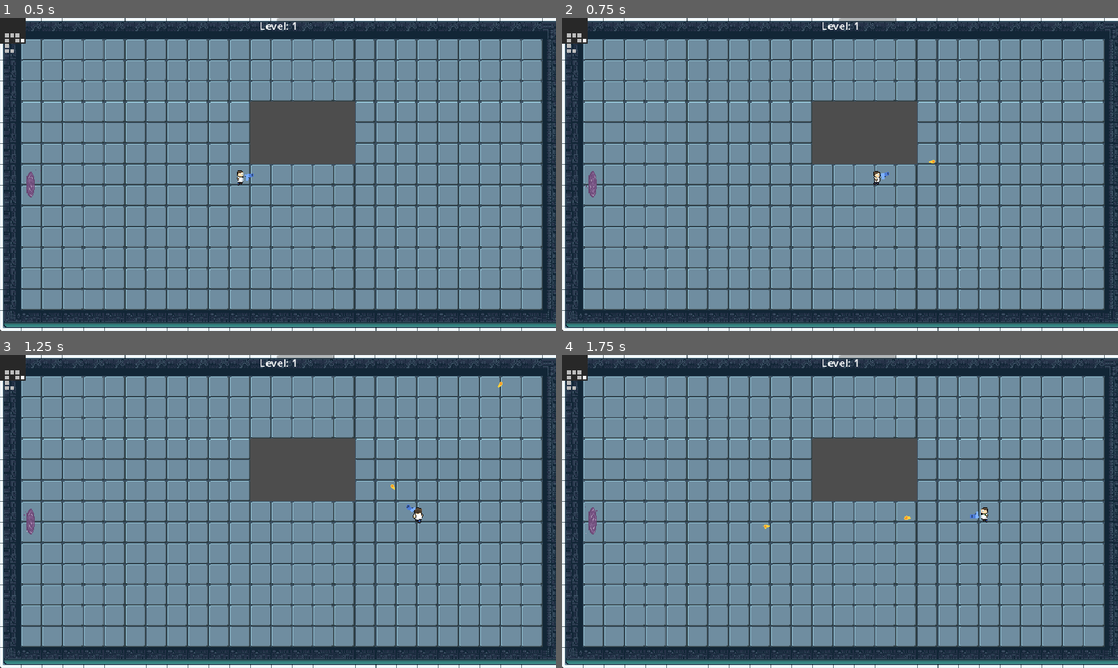
Above: before the commit, frames 1-4 (two rows, left to right).
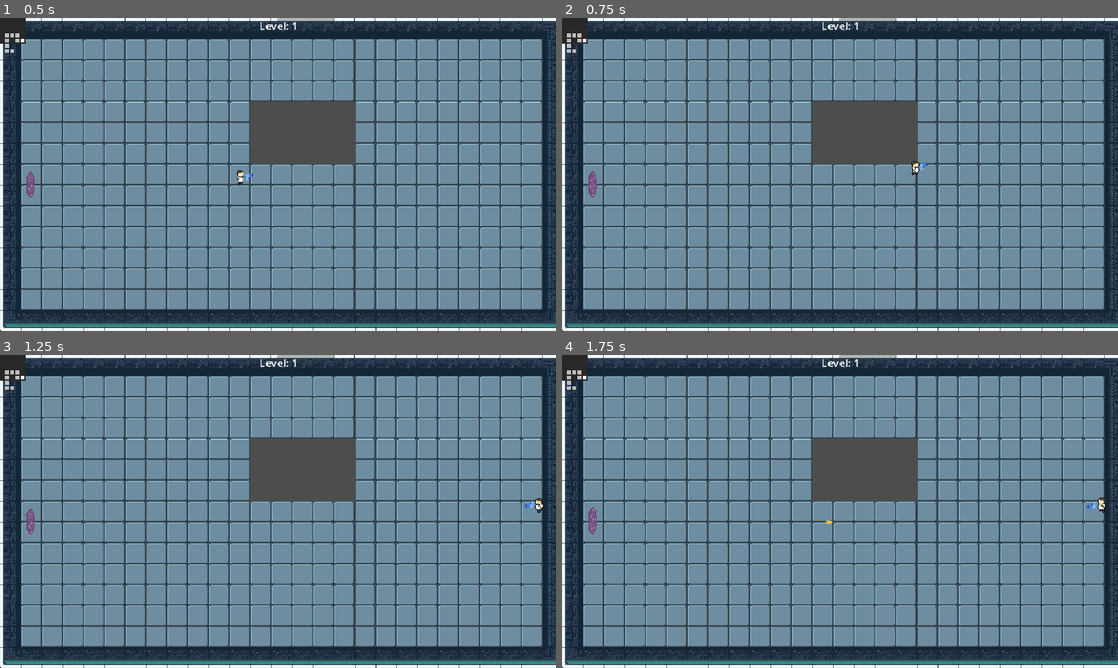
Above: after the commit, the same moments.

Repository: benz76428/game-v1
Game: Godot game, scene res://dungeon_generator.tscn
Two runs of this game, one before a commit and one after it. Both use one fixed random seed, a clock stepped at 60 frames per second and the inputs below. The engine's default icon, where the game draws it, is replaced by a stand-in: a white triangle on a blue panel in a dark square.
Inputs (mouse positions are in pixels of both pictures, inside the frame that each line leads up to):
- Up to frame 1 (0.5 s): no input
- Up to frame 2 (0.75 s): tap Enter (ui_accept) at 0.5 s; move the mouse to (962, 158) at 0.52 s; press the mouse at (962, 158) at 0.53 s; hold D (walk_right) from 0.53 s (still down); tap Space (dash) at 0.6 s
- Up to frame 3 (1.25 s): keep holding D (walk_right); tap Enter (ui_accept) at 0.77, 1.07 s
- Up to frame 4 (1.75 s): release D (walk_right) at 1.25 s; release the mouse at (962, 495) at 1.25 s; drag from (728, 527) to (595, 524) at 1.27 s

Frame 1 is identical in both runs. In frame 2, 0.2% of the frame differs, in the area x 56-68%, y 45-54%; in frame 3, 0.2%; in frame 4, 0.2%, in the area x 36-98%, y 45-56%.

Commit message:
working

Diff:
--- a/map-gen---character-moving-between-rooms/Scenes/Player/Player.tscn
+++ b/map-gen---character-moving-between-rooms/Scenes/Player/Player.tscn
@@ -4,7 +4,7 @@
 [ext_resource type="Texture2D" uid="uid://dv8e6smecpjhd" path="res://Test Assets/Characters/Basic Charakter Actions.png" id="2_o3ifh"]
 [ext_resource type="Texture2D" uid="uid://cs3vplrj5chvg" path="res://Test Assets/lab man/lab man back.png" id="3_w71ue"]
 [ext_resource type="Script" uid="uid://knilhbtsj42x" path="res://Scenes/Player/idle_state.gd" id="4_1tkam"]
-[ext_resource type="PackedScene" uid="uid://du5i8r7jdycua" path="res://Scenes/Weapons/gun.tscn" id="4_fk5o5"]
+[ext_resource type="PackedScene" uid="uid://du5i8r7jdycua" path="res://Scenes/Weapons/pistol/gun.tscn" id="4_fk5o5"]
 [ext_resource type="Script" uid="uid://c17sq7y3cyvp" path="res://Scripts/state_machine/node_state_machine.gd" id="4_n35ei"]
 [ext_resource type="Texture2D" uid="uid://da5e5d6gm6rn5" path="res://Test Assets/lab man/front lab man walking1.png" id="4_spxdj"]
 [ext_resource type="Texture2D" uid="uid://iyc45rx4swrb" path="res://Test Assets/lab man/lab man left.png" id="5_1e6p3"]
--- a/map-gen---character-moving-between-rooms/Scenes/Player/player.gd
+++ b/map-gen---character-moving-between-rooms/Scenes/Player/player.gd
@@ -6,81 +6,134 @@
 
 const MUTATION_PICKER_SCENE = preload("res://Scenes/picker/mutation_picker.tscn")
 
-# --- Stats & Direction ---
+# ==========================================
+# STATS & MOVEMENT VARIABLES
+# ==========================================
 var player_direction: Vector2 = Vector2.DOWN
+
+# Dash Variables
+var is_dashing: bool = false
+var dash_speed: float = 800.0
+var dash_duration: float = 0.2
+var dash_timer: float = 0.0
+
+# XP Variables
 var current_xp: int = 0
 var current_level: int = 1
 var xp_to_next_level: int = 5
 
-# --- Dash Variables (Speeds Restored) ---
-var is_dashing: bool = false
-var dash_speed: float = 800.0   # Put back to fast speed
-var dash_duration: float = 0.2 # Put back to original duration
-var dash_timer: float = 0.0
+# ==========================================
+# MUTATION & WEAPON INVENTORY
+# ==========================================
+# Keeps track of all passive and modifier DNA the player has
+var active_mutations: Array[Mutation] = []
 
-# --- Mutation Tracker ---
+# Keeps track of up to 4 active weapons
+var weapons: Array[BaseWeapon] = []
+const MAX_WEAPONS = 4
+
+# Old dictionary - kept here so your Fart Dash doesn't break while we transition!
 var mutations = {
 	"milk_nipples": {"active": false, "level": 0},
 	"fart_dash": {"active": false, "level": 0}
 }
-var active_mutations: Array[Mutation] = []
-# --- Weapon Slot References ---
-@onready var slot_lmb = $Gun
-@onready var slot_rmb = get_node_or_null("MilkNipples")
+
+
+# ==========================================
+# CORE LIFECYCLE (Ready & Process)
+# ==========================================
+func _ready() -> void:
+	# When the game starts, look for the starting Gun and equip it automatically!
+	var starting_gun = get_node_or_null("Gun")
+	if starting_gun and starting_gun is BaseWeapon:
+		add_weapon(starting_gun)
 
 func _physics_process(delta: float) -> void:
 	update_aim_direction()
 	handle_inputs(delta)
 	move_and_slide()
 
+
+# ==========================================
+# INPUT HANDLING (Dash, Move, Shoot)
+# ==========================================
 func handle_inputs(delta: float) -> void:
-	# 1. Handle Dash State
+	# --- 1. HANDLE DASH STATE ---
 	if is_dashing:
 		dash_timer -= delta
 		if dash_timer <= 0:
 			is_dashing = false
-			# We don't force velocity to zero here so the Walk state can take over smoothly
+			# Reset velocity when dash ends
+			velocity = Vector2.ZERO
+		return # Stop reading inputs while we are dashing
 
-	# 2. Trigger Dash
-	if Input.is_action_just_pressed("dash") and not is_dashing:
-		start_dash()
+	# --- 2. HANDLE DASH INPUT ---
+	if Input.is_action_just_pressed("ui_accept"): # Usually "Space"
+		is_dashing = true
+		dash_timer = dash_duration
 
-	# 3. Handle Weapon Slots (Using your new primary/secondary fire names)
-	if Input.is_action_pressed("primary_fire") and slot_lmb:
-		slot_lmb.use()
+		# Figure out which way we are moving to dash in that direction
+		var move_dir = Input.get_vector("walk_left", "walk_right", "walk_up", "walk_down")
 
-	if mutations["milk_nipples"]["active"] and Input.is_action_pressed("secondary_fire"):
-		if slot_rmb:
-			slot_rmb.use()
+		# Fallback to mouse only if no keys are held
+		if move_dir == Vector2.ZERO:
+			move_dir = (get_global_mouse_position() - global_position).normalized()
 
-func start_dash() -> void:
-	is_dashing = true
-	dash_timer = dash_duration
+		velocity = move_dir * dash_speed
 
-	# FIX: Use "walk_" prefix to match your Input Map/Walk State
+		# Check our old mutation tracker for the fart
+		if mutations["fart_dash"]["active"]:
+			spawn_fart_cloud()
+		return # Skip the rest of the inputs this frame
+
+	# --- 3. HANDLE NORMAL MOVEMENT ---
 	var move_dir = Input.get_vector("walk_left", "walk_right", "walk_up", "walk_down")
+	# Assuming you have a normal speed variable, default to 200 if you don't!
+	var speed = 200.0
+	if "speed" in self: speed = self.speed
+	velocity = move_dir * speed
 
-	# Fallback to mouse only if no keys are held
-	if move_dir == Vector2.ZERO:
-		move_dir = (get_global_mouse_position() - global_position).normalized()
+	# --- 4. HANDLE WEAPON FIRING ---
+	var aim_dir = (get_global_mouse_position() - global_position).normalized()
 
-	velocity = move_dir * dash_speed
+	# Slot 0: Left Mouse Button
+	if Input.is_mouse_button_pressed(MOUSE_BUTTON_LEFT) and weapons.size() > 0:
+		weapons[0].shoot(aim_dir)
 
-	if mutations["fart_dash"]["active"]:
-		spawn_fart_cloud()
+	# Slot 1: Right Mouse Button
+	if Input.is_mouse_button_pressed(MOUSE_BUTTON_RIGHT) and weapons.size() > 1:
+		weapons[1].shoot(aim_dir)
 
-func spawn_fart_cloud() -> void:
-	print("Dashing with FART cloud!")
+	# Slot 2: 'Q' Key
+	if Input.is_physical_key_pressed(KEY_Q) and weapons.size() > 2:
+		weapons[2].shoot(aim_dir)
 
-func update_aim_direction() -> void:
-	var mouse_pos = get_global_mouse_position()
-	var look_vec = (mouse_pos - global_position).normalized()
+	# Slot 3: 'E' Key
+	if Input.is_physical_key_pressed(KEY_E) and weapons.size() > 3:
+		weapons[3].shoot(aim_dir)
 
-	if abs(look_vec.x) > abs(look_vec.y):
-		player_direction = Vector2.RIGHT if look_vec.x > 0 else Vector2.LEFT
+
+# ==========================================
+# WEAPON & MUTATION MANAGEMENT
+# ==========================================
+func add_weapon(new_weapon: BaseWeapon) -> void:
+	# Finds the next available slot and assigns the weapon to it
+	if weapons.size() < MAX_WEAPONS:
+		weapons.append(new_weapon)
+		print("Equipped new weapon in slot: ", weapons.size() - 1)
 	else:
-		player_direction = Vector2.DOWN if look_vec.y > 0 else Vector2.UP
-# --- XP and Leveling Logic ---
+		print("Weapon slots are full! Cannot equip.")
+		new_weapon.queue_free() # Destroy the weapon if we have no room for it
+
+func inject_dna(new_mutation: Mutation) -> void:
+	# Called by the mutation picker when the player selects an upgrade
+	active_mutations.append(new_mutation)
+	new_mutation.apply_mutation(self)
+
+
+# ==========================================
+# LEVELING & XP
+# ==========================================
 func gain_xp(amount: int) -> void:
 	current_xp += amount
 	xp_changed.emit(current_xp, xp_to_next_level)
@@ -95,30 +148,26 @@
 	level_changed.emit(current_level)
 	xp_changed.emit(current_xp, xp_to_next_level)
 
-	# --- THE NEW MUTATION MENU LOGIC ---
+	# Open the UI Menu
 	var picker_instance = MUTATION_PICKER_SCENE.instantiate()
-
-	# Add the UI to the current scene tree
 	get_tree().current_scene.add_child(picker_instance)
 
-	# Pause the game so enemies stop moving while you choose!
+	# Pause the game and generate choices
 	get_tree().paused = true
-
-	# Call the NEW function we created in mutation_picker.gd
 	picker_instance.generate_choices()
 
-func _on_mutation_chosen(m_name: String):
-	mutations[m_name]["active"] = true
-	mutations[m_name]["level"] += 1
 
-	if m_name == "milk_nipples" and slot_rmb:
-		slot_rmb.visible = true
+# ==========================================
+# UTILITY FUNCTIONS
+# ==========================================
+func update_aim_direction() -> void:
+	var mouse_pos = get_global_mouse_position()
+	var look_vec = (mouse_pos - global_position).normalized()
 
-	print("Mutation Level Up: ", m_name, " is now Level ", mutations[m_name]["level"])
-func inject_dna(new_mutation: Mutation) -> void:
-	active_mutations.append(new_mutation)
+	if abs(look_vec.x) > abs(look_vec.y):
+		player_direction = Vector2.RIGHT if look_vec.x > 0 else Vector2.LEFT
+	else:
+		player_direction = Vector2.DOWN if look_vec.y > 0 else Vector2.UP
 
-	# The magic happens here: the mutation modifies the player itself!
-	new_mutation.apply_mutation(self)
-
-	# Optional: Play a sound, flash the screen green, etc.
+func spawn_fart_cloud() -> void:
+	print("Dashing with FART cloud!")
--- /dev/null
+++ b/map-gen---character-moving-between-rooms/Scenes/Weapons/milk shooter/milk_nipples.gd
@@ -0,0 +1,15 @@
+extends BaseWeapon
+# Notice we extend BaseWeapon instead of Node2D!
+
+func shoot(aim_direction: Vector2) -> void:
+	if not can_shoot or projectile_scene == null: return
+	can_shoot = false
+
+	# Instantiate its own UNIQUE projectile
+	var drop = projectile_scene.instantiate()
+	drop.global_position = global_position
+	drop.direction = aim_direction
+	get_tree().current_scene.add_child(drop)
+
+	await get_tree().create_timer(fire_rate).timeout
+	can_shoot = true
--- /dev/null
+++ b/map-gen---character-moving-between-rooms/Scenes/Weapons/milk shooter/milk_nipples.tscn
@@ -0,0 +1,21 @@
+[gd_scene load_steps=3 format=3 uid="uid://b4twc7dkf5uvf"]
+
+[ext_resource type="Script" uid="uid://d31cwb0r1cwt1" path="res://Scenes/Weapons/milk shooter/milk_nipples.gd" id="1_71743"]
+
+[sub_resource type="CircleShape2D" id="CircleShape2D_dk5gl"]
+radius = 111.15755
+
+[node name="Gun" type="Area2D"]
+collision_layer = 0
+collision_mask = 2
+script = ExtResource("1_71743")
+
+[node name="CollisionShape2D" type="CollisionShape2D" parent="."]
+shape = SubResource("CircleShape2D_dk5gl")
+
+[node name="WeaponPivot" type="Marker2D" parent="."]
+rotation = 0.0013343096
+
+[node name="ShootingPoint" type="Marker2D" parent="WeaponPivot"]
+unique_name_in_owner = true
+position = Vector2(99.99993, -9.098741)
--- /dev/null
+++ b/map-gen---character-moving-between-rooms/Scenes/Weapons/milk shooter/milk_nipples_dna.tres
@@ -0,0 +1,14 @@
+[gd_resource type="Resource" script_class="WeaponMutation" load_steps=4 format=3 uid="uid://d2yih0xomj1po"]
+
+[ext_resource type="Texture2D" uid="uid://e1qx1oeab31" path="res://Art/Art/Icons/icon.svg" id="1_l211o"]
+[ext_resource type="Script" uid="uid://cxuamdw26wrej" path="res://Scenes/Weapons/weapon_mutation.gd" id="2_3hmu5"]
+[ext_resource type="PackedScene" uid="uid://b4twc7dkf5uvf" path="res://Scenes/Weapons/milk shooter/milk_nipples.tscn" id="3_5fh4d"]
+
+[resource]
+script = ExtResource("2_3hmu5")
+weapon_scene = ExtResource("3_5fh4d")
+mutation_name = "Calcium Cannons"
+description = "Shoot Milk"
+icon = ExtResource("1_l211o")
+mutation_type = 1
+metadata/_custom_type_script = "uid://cxuamdw26wrej"
--- /dev/null
+++ b/map-gen---character-moving-between-rooms/Scenes/Weapons/milk shooter/milk_projectile.tscn
@@ -0,0 +1,17 @@
+[gd_scene load_steps=4 format=3 uid="uid://bmvrkq7m8pkci"]
+
+[ext_resource type="Script" uid="uid://b0nffno2amrtd" path="res://Scenes/Weapons/milk shooter/milk_projectile.gd" id="1_pfi03"]
+[ext_resource type="Texture2D" uid="uid://bw36ig60cpuaq" path="res://Art/Sprites/Square.png" id="2_8w1eu"]
+
+[sub_resource type="RectangleShape2D" id="RectangleShape2D_v6jx4"]
+size = Vector2(1, 1)
+
+[node name="milk projectile" type="Area2D"]
+script = ExtResource("1_pfi03")
+
+[node name="CollisionShape2D" type="CollisionShape2D" parent="."]
+shape = SubResource("RectangleShape2D_v6jx4")
+
+[node name="Sprite2D" type="Sprite2D" parent="."]
+scale = Vector2(0.33333337, 0.33333337)
+texture = ExtResource("2_8w1eu")
--- a/map-gen---character-moving-between-rooms/Scenes/Weapons/milk_nipples.gd
+++ /dev/null
@@ -1,19 +0,0 @@
-extends Area2D
-
-var fire_rate: float = 0.4 # Slower than the pistol
-var fire_timer: float = 0.0
-
-func _physics_process(delta: float) -> void:
-	look_at(get_global_mouse_position())
-	if fire_timer > 0:
-		fire_timer -= delta
-
-# Called by the player script
-func use():
-	if fire_timer <= 0:
-		const MILK_BULLET = preload("res://Scenes/Weapons/bullet.tscn")
-		var new_bullet = MILK_BULLET.instantiate()
-		new_bullet.global_position = %ShootingPoint.global_position
-		new_bullet.global_rotation = %ShootingPoint.global_rotation
-		get_tree().current_scene.add_child(new_bullet)
-		fire_timer = fire_rate
--- a/map-gen---character-moving-between-rooms/Scenes/Weapons/milk_nipples.tscn
+++ /dev/null
@@ -1,26 +0,0 @@
-[gd_scene load_steps=4 format=3 uid="uid://b4twc7dkf5uvf"]
-
-[ext_resource type="Script" uid="uid://d31cwb0r1cwt1" path="res://Scenes/Weapons/milk_nipples.gd" id="1_71743"]
-[ext_resource type="Texture2D" uid="uid://cswb5do8rrj7q" path="res://Scenes/Weapons/pistol/pistol.png" id="2_addv6"]
-
-[sub_resource type="CircleShape2D" id="CircleShape2D_dk5gl"]
-radius = 760.2901
-
-[node name="Gun" type="Area2D"]
-collision_layer = 0
-collision_mask = 2
-script = ExtResource("1_71743")
-
-[node name="CollisionShape2D" type="CollisionShape2D" parent="."]
-shape = SubResource("CircleShape2D_dk5gl")
-
-[node name="WeaponPivot" type="Marker2D" parent="."]
-rotation = 0.0013343096
-
-[node name="Pistol" type="Sprite2D" parent="WeaponPivot"]
-position = Vector2(73.99994, -0.098739624)
-texture = ExtResource("2_addv6")
-
-[node name="ShootingPoint" type="Marker2D" parent="WeaponPivot/Pistol"]
-unique_name_in_owner = true
-position = Vector2(26, -9)
--- /dev/null
+++ b/map-gen---character-moving-between-rooms/Scenes/Weapons/pistol/bullet.gd
@@ -0,0 +1,25 @@
+extends Area2D
+
+var travalled_distance = 0
+
+func _physics_process(delta: float) -> void:
+	const SPEED = 1000
+	const RANGE = 1200
+	#get rotation of bullet
+	var direction = Vector2.RIGHT.rotated(rotation)
+	position += direction * SPEED * delta
+
+	travalled_distance += SPEED * delta
+
+	if travalled_distance > RANGE:
+		queue_free()
+
+
+func _on_body_entered(body: Node2D) -> void:
+	# Disable the bullet's own collision immediately so it doesn't hit twice
+	set_deferred("monitoring", false)
+
+	if body.has_method("take_damage"):
+		body.take_damage()
+
+	queue_free()
--- a/map-gen---character-moving-between-rooms/Scenes/Weapons/bullet.tscn
+++ b/map-gen---character-moving-between-rooms/Scenes/Weapons/pistol/bullet.tscn
@@ -1,7 +1,7 @@
 [gd_scene load_steps=4 format=3 uid="uid://b5ixw66oaedki"]
 
-[ext_resource type="Script" uid="uid://8f0ahhk15xh" path="res://Scenes/Weapons/bullet.gd" id="1_v8qja"]
-[ext_resource type="Texture2D" uid="uid://dftkbqwsfd68r" path="res://Scenes/Weapons/pistol/projectile.png" id="2_t4vbm"]
+[ext_resource type="Script" uid="uid://8f0ahhk15xh" path="res://Scenes/Weapons/pistol/bullet.gd" id="1_sok3g"]
+[ext_resource type="Texture2D" uid="uid://dftkbqwsfd68r" path="res://Scenes/Weapons/pistol/projectile.png" id="2_8j66i"]
 
 [sub_resource type="CircleShape2D" id="CircleShape2D_2b2rl"]
 radius = 16.0
@@ -11,11 +11,11 @@
 scale = Vector2(0.2, 0.2)
 collision_layer = 0
 collision_mask = 3
-script = ExtResource("1_v8qja")
+script = ExtResource("1_sok3g")
 
 [node name="Projectile" type="Sprite2D" parent="."]
 position = Vector2(-11, -1)
-texture = ExtResource("2_t4vbm")
+texture = ExtResource("2_8j66i")
 
 [node name="CollisionShape2D" type="CollisionShape2D" parent="."]
 shape = SubResource("CircleShape2D_2b2rl")
--- a/map-gen---character-moving-between-rooms/Scenes/Weapons/gun.gd
+++ b/map-gen---character-moving-between-rooms/Scenes/Weapons/pistol/gun.gd
@@ -1,6 +1,5 @@
-extends Area2D
+extends BaseWeapon
 
-var fire_rate: float = 0.2
 var fire_timer: float = 0.0
 
 func _physics_process(delta: float) -> void:
@@ -11,17 +10,19 @@
 	if fire_timer > 0:
 		fire_timer -= delta
 
-func use():
+# --- CHANGED: Renamed use() to shoot(aim_dir) to match BaseWeapon ---
+func shoot(aim_dir: Vector2) -> void:
 	# ONLY shoot if the cooldown timer is at or below zero
 	if fire_timer <= 0:
-		const BULLET = preload("res://Scenes/Weapons/bullet.tscn")
+		const BULLET = preload("res://Scenes/Weapons/pistol/bullet.tscn")
 		var new_bullet = BULLET.instantiate()
 
 		new_bullet.global_position = %ShootingPoint.global_position
 		new_bullet.global_rotation = %ShootingPoint.global_rotation
 
-		# Add to the main scene tree [cite: 7]
+		# Add to the main scene tree
 		get_tree().current_scene.add_child(new_bullet)
 
 		# RESET the timer so you have to wait for the next shot
+		# (fire_rate is inherited automatically from BaseWeapon!)
 		fire_timer = fire_rate
--- a/map-gen---character-moving-between-rooms/Scenes/Weapons/gun.tscn
+++ b/map-gen---character-moving-between-rooms/Scenes/Weapons/pistol/gun.tscn
@@ -1,6 +1,6 @@
 [gd_scene load_steps=4 format=3 uid="uid://du5i8r7jdycua"]
 
-[ext_resource type="Script" uid="uid://l3geivk2quen" path="res://Scenes/Weapons/gun.gd" id="1_dk5gl"]
+[ext_resource type="Script" uid="uid://l3geivk2quen" path="res://Scenes/Weapons/pistol/gun.gd" id="1_dk5gl"]
 [ext_resource type="Texture2D" uid="uid://cswb5do8rrj7q" path="res://Scenes/Weapons/pistol/pistol.png" id="1_vk1bi"]
 
 [sub_resource type="CircleShape2D" id="CircleShape2D_dk5gl"]
--- /dev/null
+++ b/map-gen---character-moving-between-rooms/Scenes/Weapons/weapon_mutation.gd
@@ -0,0 +1,18 @@
+# weapon_mutation.gd
+extends Mutation
+class_name WeaponMutation
+
+@export var weapon_scene: PackedScene
+
+func apply_mutation(player: Node2D) -> void:
+	if weapon_scene == null:
+		print("ERROR: No weapon scene assigned to this DNA!")
+		return
+
+	var weapon_instance = weapon_scene.instantiate()
+	player.add_child(weapon_instance)
+
+	# Hand the weapon to the player's auto-equipper
+	if player.has_method("add_weapon"):
+		player.add_weapon(weapon_instance)
+		print(mutation_name, " given to player!")
--- a/map-gen---character-moving-between-rooms/Scenes/picker/mutation_picker.tscn
+++ b/map-gen---character-moving-between-rooms/Scenes/picker/mutation_picker.tscn
@@ -1,13 +1,14 @@
-[gd_scene load_steps=4 format=3 uid="uid://be3h6rh1gcf50"]
+[gd_scene load_steps=5 format=3 uid="uid://be3h6rh1gcf50"]
 
 [ext_resource type="Script" uid="uid://btmbwlpsi2ktn" path="res://Scenes/picker/mutation_picker.gd" id="1_stqne"]
 [ext_resource type="Script" uid="uid://br04wd3kk6jxn" path="res://Scripts/mutation.gd" id="2_n03u0"]
 [ext_resource type="Resource" uid="uid://4efsnv3e421h" path="res://Scripts/mutations/minor_health_dna.tres" id="3_7kc2t"]
+[ext_resource type="Resource" uid="uid://d2yih0xomj1po" path="res://Scenes/Weapons/milk shooter/milk_nipples_dna.tres" id="4_7kc2t"]
 
 [node name="MutationPicker" type="CanvasLayer"]
 process_mode = 3
 script = ExtResource("1_stqne")
-possible_mutations = Array[ExtResource("2_n03u0")]([ExtResource("3_7kc2t")])
+possible_mutations = Array[ExtResource("2_n03u0")]([ExtResource("3_7kc2t"), ExtResource("4_7kc2t")])
 
 [node name="ColorRect" type="ColorRect" parent="."]
 visibility_layer = 512
--- /dev/null
+++ b/map-gen---character-moving-between-rooms/Scripts/base_weapon.gd
@@ -0,0 +1,10 @@
+extends Node2D
+class_name BaseWeapon
+
+@export var projectile_scene: PackedScene
+@export var fire_rate: float = 0.5
+var can_shoot: bool = true
+
+# Every specific weapon will have its own version of this function
+func shoot(aim_direction: Vector2) -> void:
+	pass
Renamed: map-gen---character-moving-between-rooms/Scenes/Weapons/milk_nipples.gd.uid -> map-gen---character-moving-between-rooms/Scenes/Weapons/milk shooter/milk_nipples.gd.uid
Renamed: map-gen---character-moving-between-rooms/Scenes/Weapons/bullet.gd -> map-gen---character-moving-between-rooms/Scenes/Weapons/milk shooter/milk_projectile.gd
Not shown, added: map-gen---character-moving-between-rooms/Scenes/Weapons/milk shooter/milk_projectile.gd.uid
Renamed: map-gen---character-moving-between-rooms/Scenes/Weapons/bullet.gd.uid -> map-gen---character-moving-between-rooms/Scenes/Weapons/pistol/bullet.gd.uid
Renamed: map-gen---character-moving-between-rooms/Scenes/Weapons/gun.gd.uid -> map-gen---character-moving-between-rooms/Scenes/Weapons/pistol/gun.gd.uid
Not shown, added: map-gen---character-moving-between-rooms/Scenes/Weapons/weapon_mutation.gd.uid
Not shown, added: map-gen---character-moving-between-rooms/Scripts/base_weapon.gd.uid
